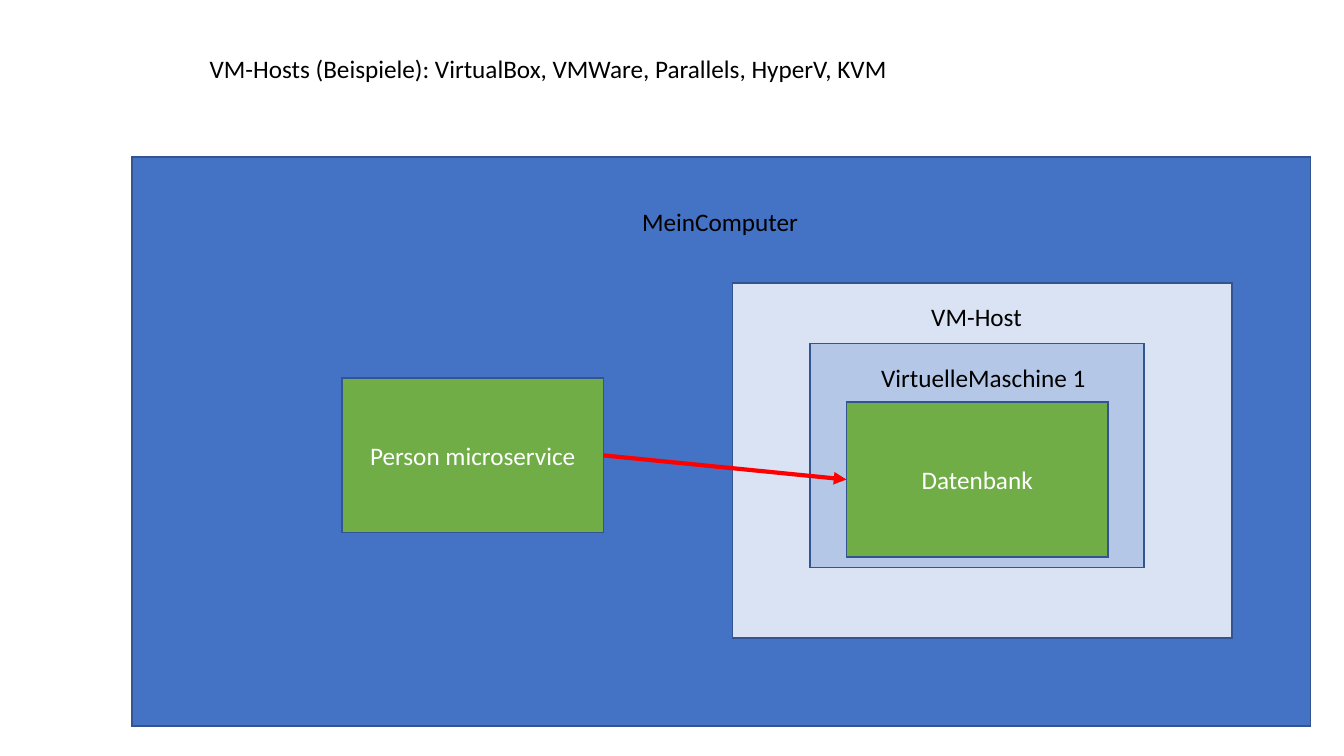
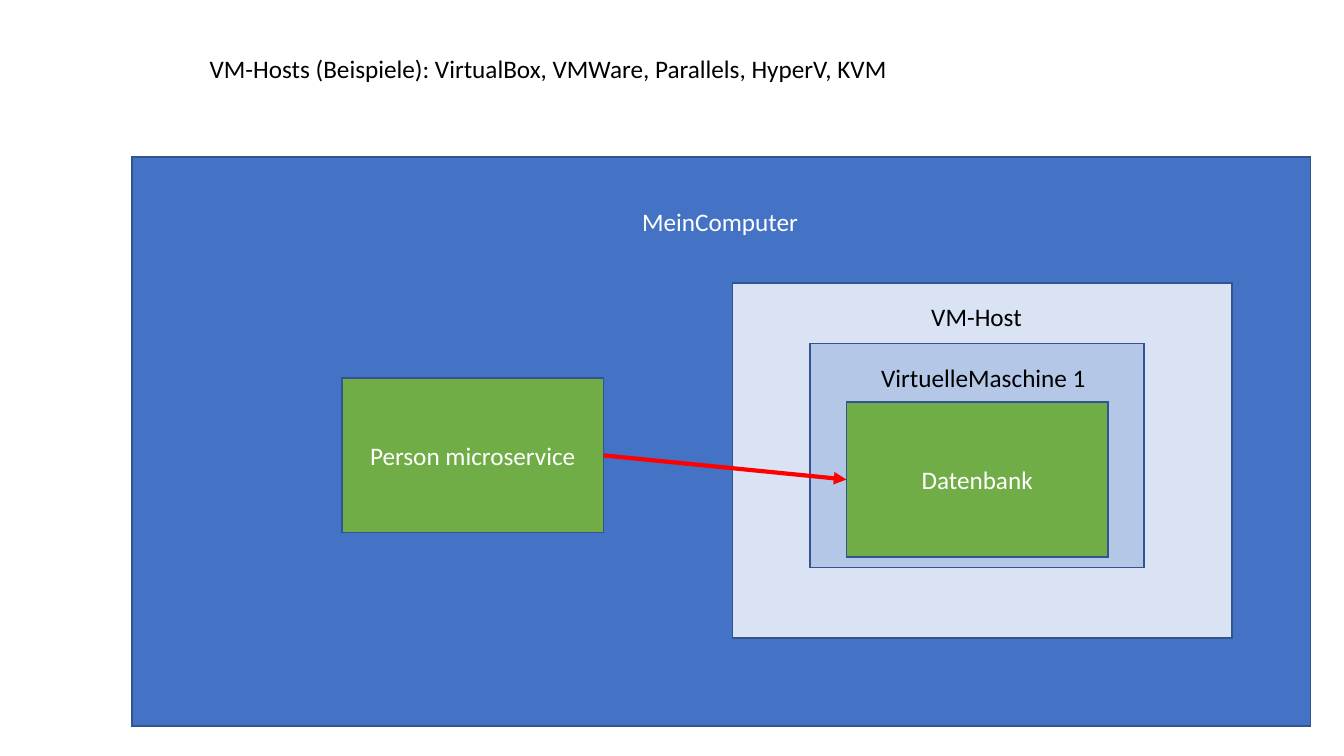
Before and after one commit to igeldo/PR4-SoSe23, a slide deck: slide 56 of Java-Starter.pptx. Drawn at 1344x756 pixels with LibreOffice and Linux fonts; fonts in the diff are those of the drawing. Boxes give left, top, right and bottom in pixels: in the first picture for what was removed or moved away, otherwise in the second. Text is boxed around its words. In the diff, an @@ line names an element or a change of style, - is before the commit and + after.

```diff
--- a/Java-Starter.pptx
+++ b/Java-Starter.pptx
@@ text "MeinComputer" at <box>642,213,798,235</box>: text colour #000000 to #FFFFFF @@
```
Also in this commit, not shown: 5 other slides changed.
